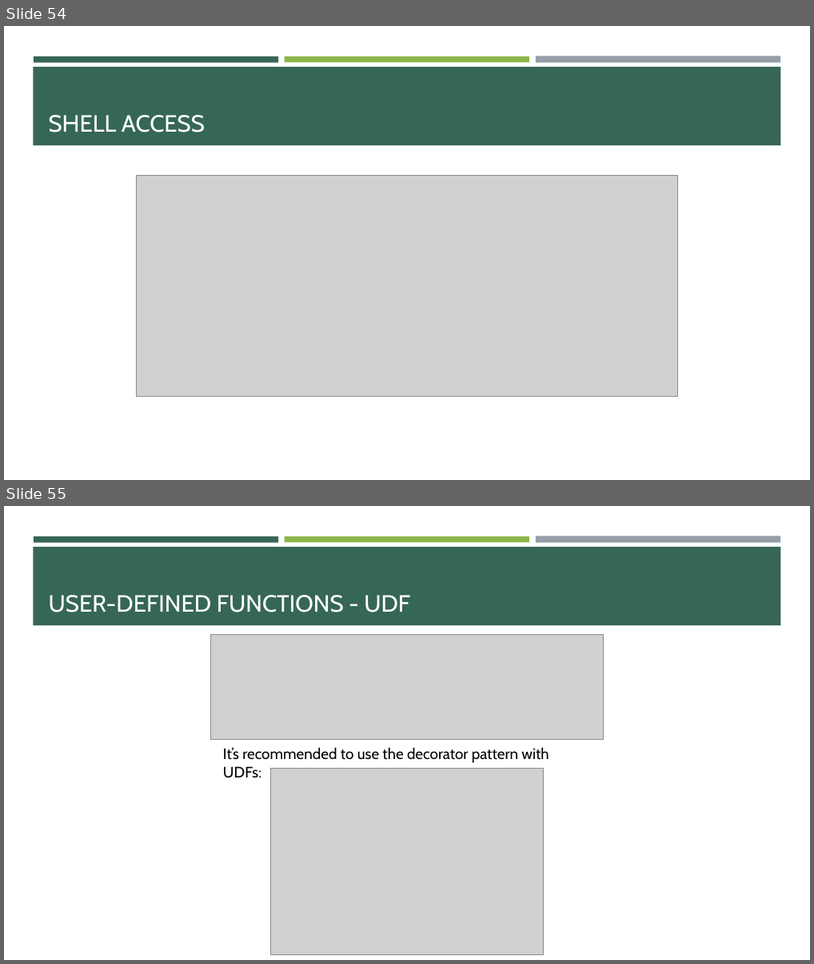
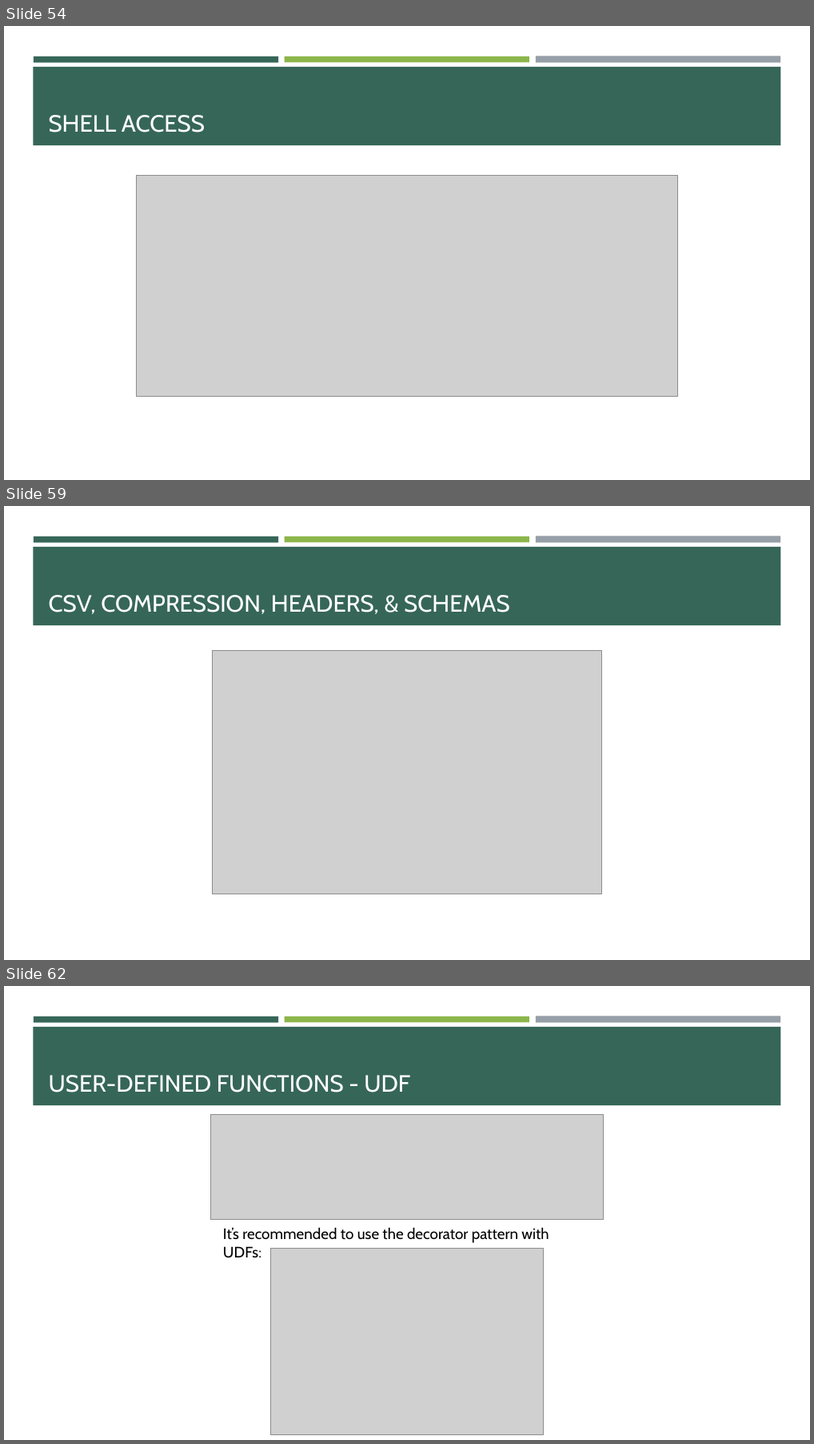
Before and after one commit to e-m-wilson/data_engineering, a slide deck: spark/Spark.pptx. Shown one above the other, each under a label of ours: slides 54 and 55 before the commit, slides 54, 59 and 62 after it; the slides between them are not shown. The pictures are 814x964 and 814x1444 pixels, drawn with LibreOffice and Linux fonts; fonts in the diff are those of the drawing; grey boxes stand for pictures. Boxes give left, top, right and bottom in pixels: in the first picture for what was removed or moved away, otherwise in the second. Text is boxed around its words. In the diff, an @@ line names an element or a change of style, - is before the commit and + after.

```diff
--- a/spark/Spark.pptx
+++ b/spark/Spark.pptx
@@ slide 59 added at [4, 506, 810, 960], background #FFFFFF; not listed: 4 template elements that a slide beside it also shows @@
@@ title added at [49, 595, 510, 614], 28 pt, text #FFFFFF @@
+CSV, COMPRESSION, HEADERS, & SCHEMAS
@@ picture added at [212, 651, 602, 894] @@
@@ what was slide 55 is now slide 62 @@
```
Also in this commit, not shown: 1 slide changed, 10 other slides added, 2 slides removed.
